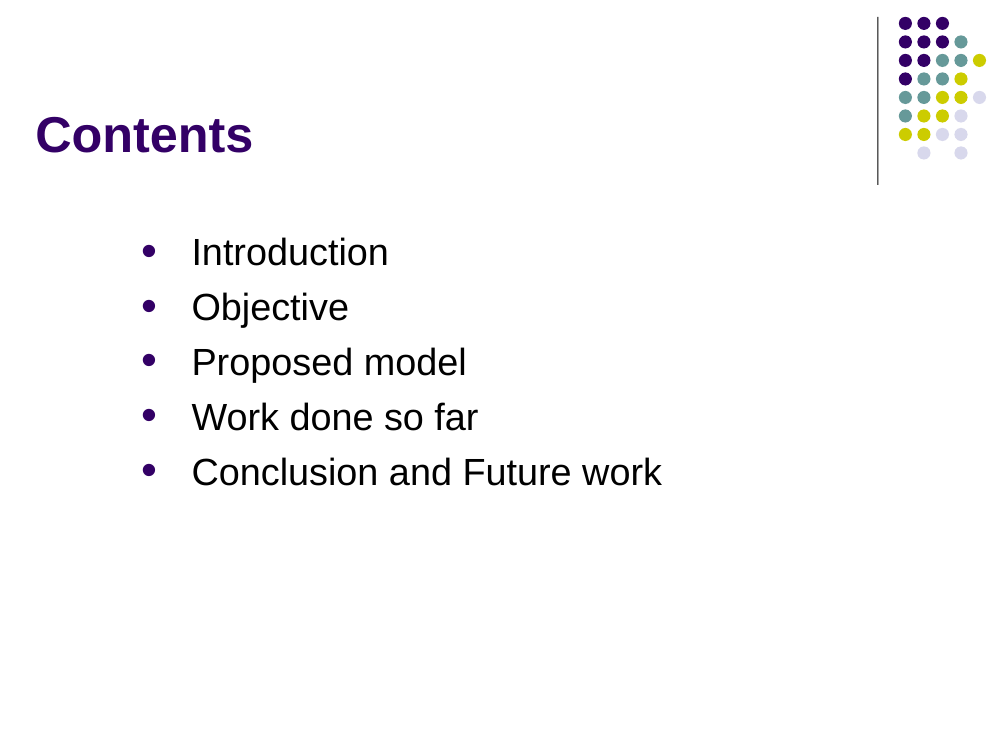
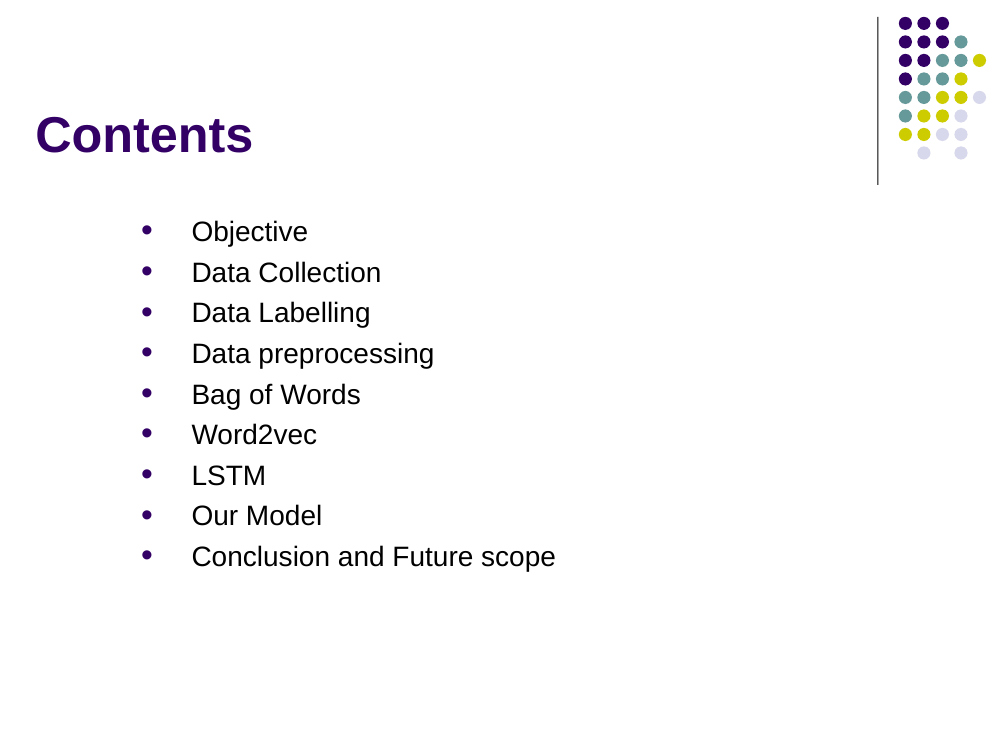
Before and after one commit to manohar9600/Multilingual-SMS-spam-detection-using-RNN, a slide deck: slide 2 of Resources/SPAMNEW PPT.pptx. Drawn at 1008x756 pixels with LibreOffice and Linux fonts; fonts in the diff are those of the drawing. Boxes give left, top, right and bottom in pixels: in the first picture for what was removed or moved away, otherwise in the second. Text is boxed around its words. In the diff, an @@ line names an element or a change of style, - is before the commit and + after.

```diff
--- a/Resources/SPAMNEW PPT.pptx
+++ b/Resources/SPAMNEW PPT.pptx
@@ text at <box>192,237,389,266</box>: paragraph removed @@
-• Introduction
@@ text at <box>192,220,309,246</box>: size 27 to 20 pt in "Objective"; less space between paragraphs @@
@@ text at <box>192,261,556,571</box>: text changed; size 27 to 20 pt @@
-• Proposed model
-• Work done so far
-• Conclusion and Future work
+• Data Collection
+• Data Labelling
+• Data preprocessing
+• Bag of Words
+• Word2vec
+• LSTM
+• Our Model
+• Conclusion and Future scope
```
Also in this commit, not shown: 19 other slides changed, 13 slides added, 15 slides removed, 10 other files.
